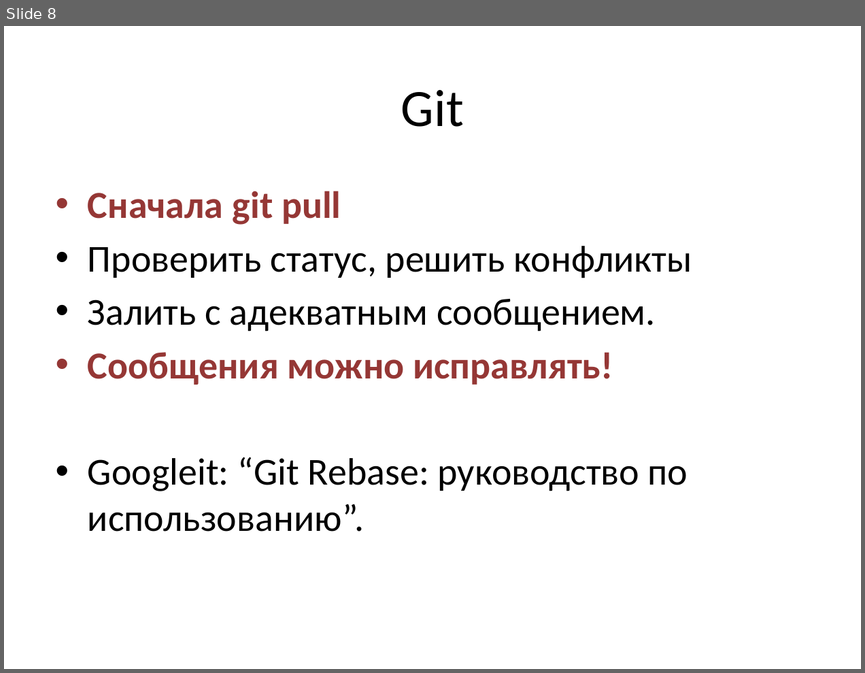
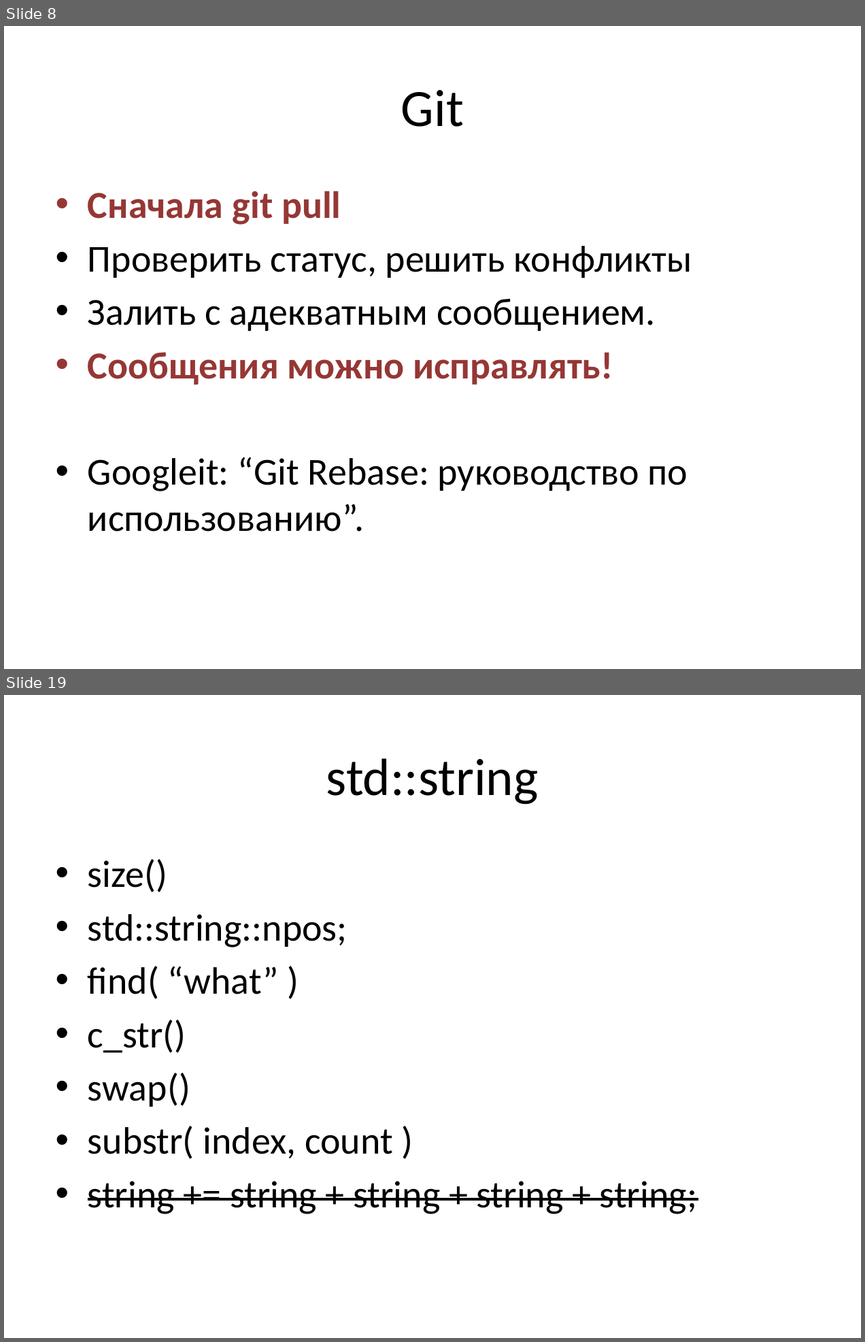
Before and after one commit to tscherkas/cpp_craft_1013, a slide deck: lections/cpp_craft_lec_1_part_1.pptx. Shown one above the other, each under a label of ours: slide 8 before the commit, slides 8 and 19 after it; the slides between them are not shown. The pictures are 865x673 and 865x1342 pixels, drawn with LibreOffice and Linux fonts; fonts in the diff are those of the drawing. Boxes give left, top, right and bottom in pixels: in the first picture for what was removed or moved away, otherwise in the second. Text is boxed around its words. In the diff, an @@ line names an element or a change of style, - is before the commit and + after.

```diff
--- a/lections/cpp_craft_lec_1_part_1.pptx
+++ b/lections/cpp_craft_lec_1_part_1.pptx
@@ slide 19 added at <box>4,695,861,1338</box>, background #FFFFFF @@
@@ title added at <box>326,758,538,804</box>, 44 pt, text #000000 @@
+std::string
@@ text added at <box>88,859,697,1214</box>, 32 pt, text #000000 @@
+• size()
+• std::string::npos;
+• find( “what” )
+• c_str()
+• swap()
+• substr( index, count )
+• string += string + string + string + string;
```
Also in this commit, not shown: 17 other slides added.
